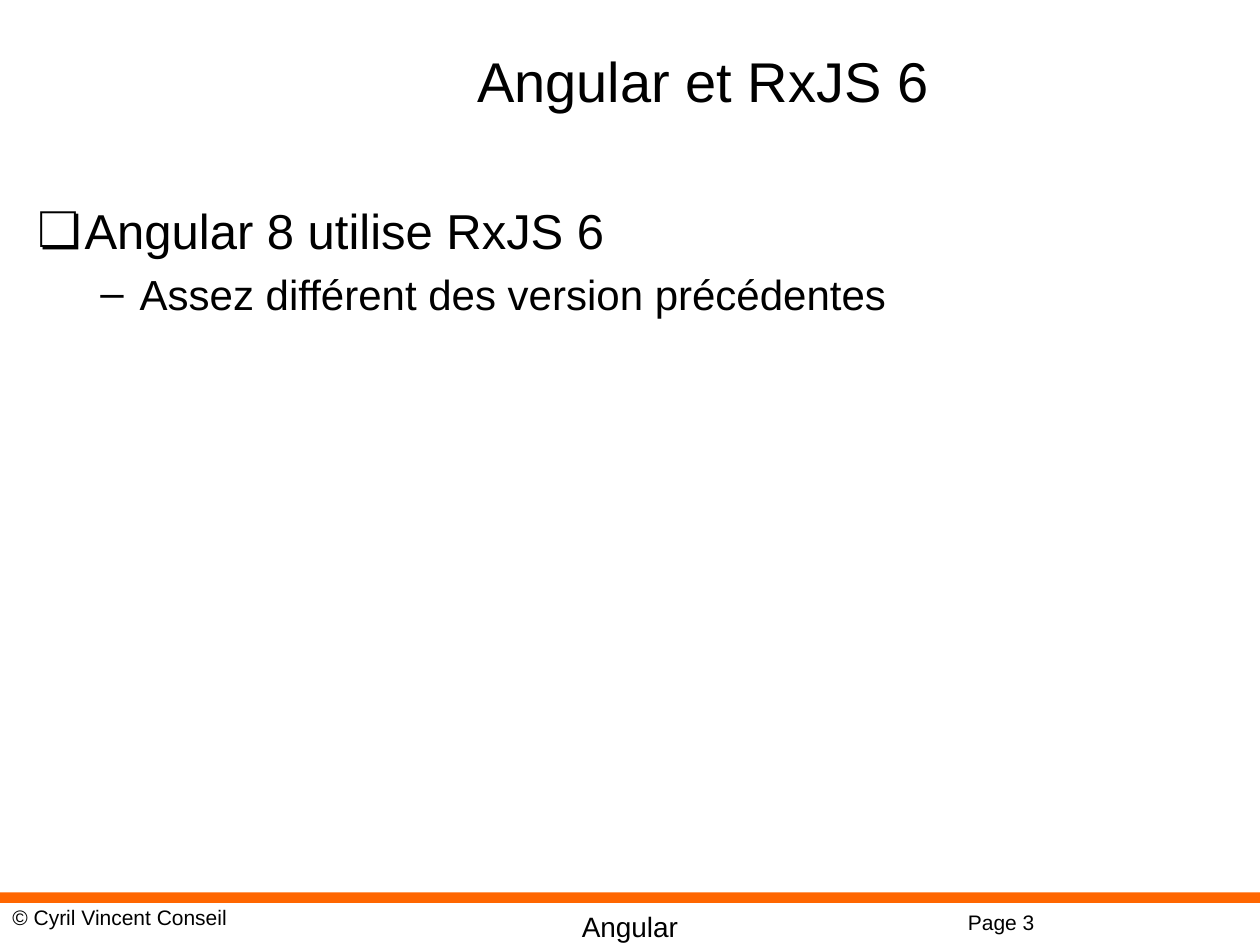
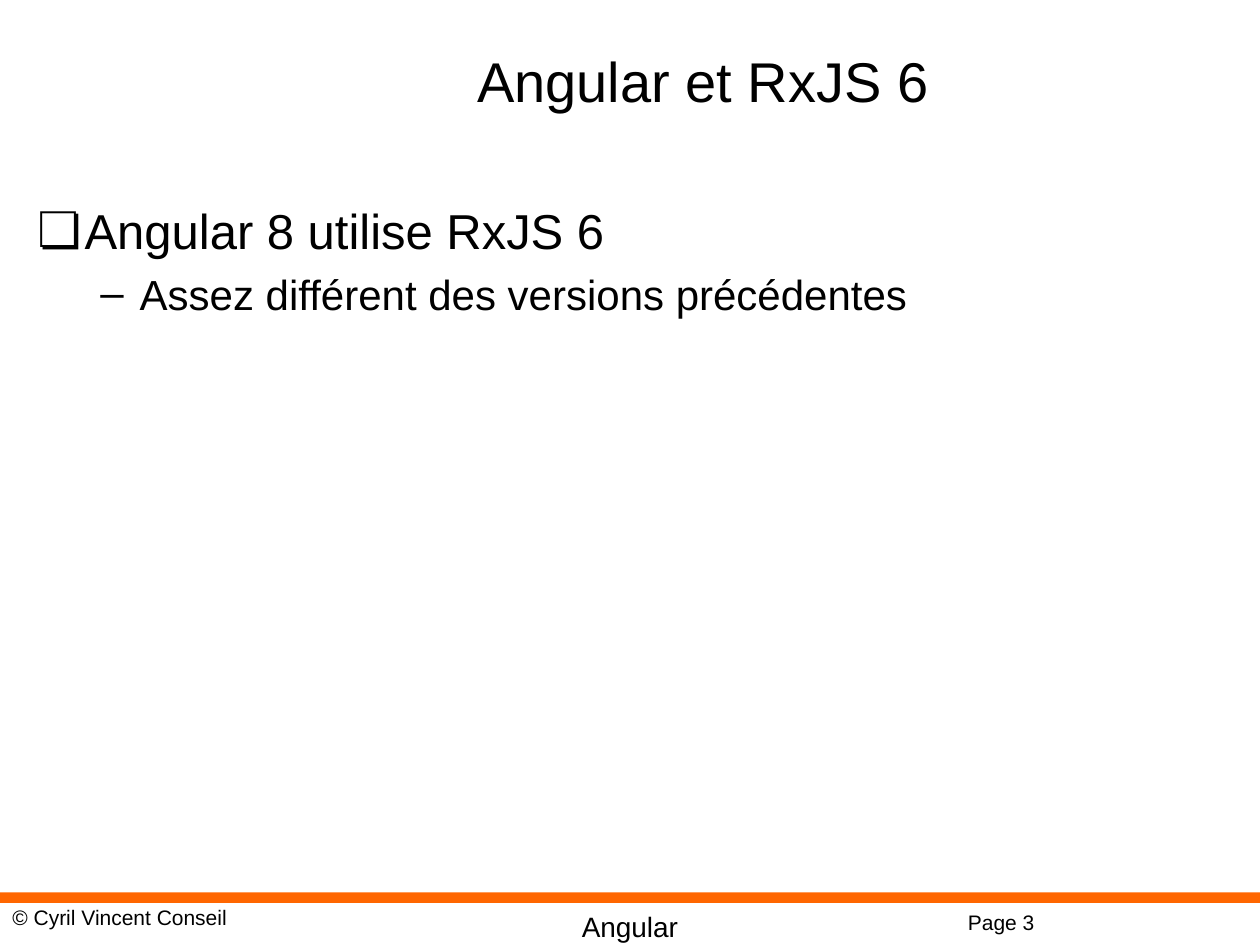
Before and after one commit to cyrilvincent/angular, a slide deck: slide 3 of PPT/Angular14-RXJS.pptx. Drawn at 1260x945 pixels with LibreOffice and Linux fonts; fonts in the diff are those of the drawing; background and template pictures are left out. Boxes give left, top, right and bottom in pixels: in the first picture for what was removed or moved away, otherwise in the second. Text is boxed around its words. In the diff, an @@ line names an element or a change of style, - is before the commit and + after.

```diff
--- a/PPT/Angular14-RXJS.pptx
+++ b/PPT/Angular14-RXJS.pptx
@@ text at box(140, 279, 907, 318): text changed @@
-  – Assez différent des version précédentes
+  – Assez différent des versions précédentes
```
Also in this commit, not shown: 1 other slide changed, 15 other files.
